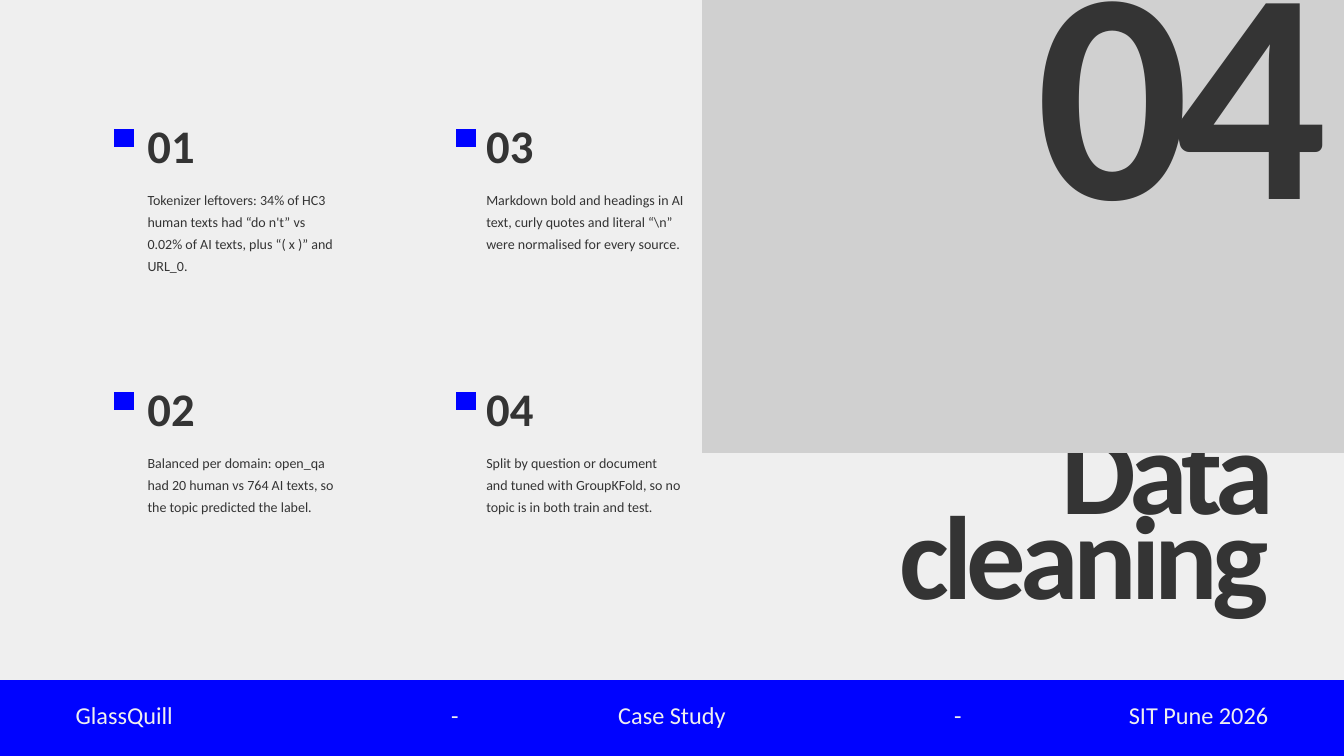
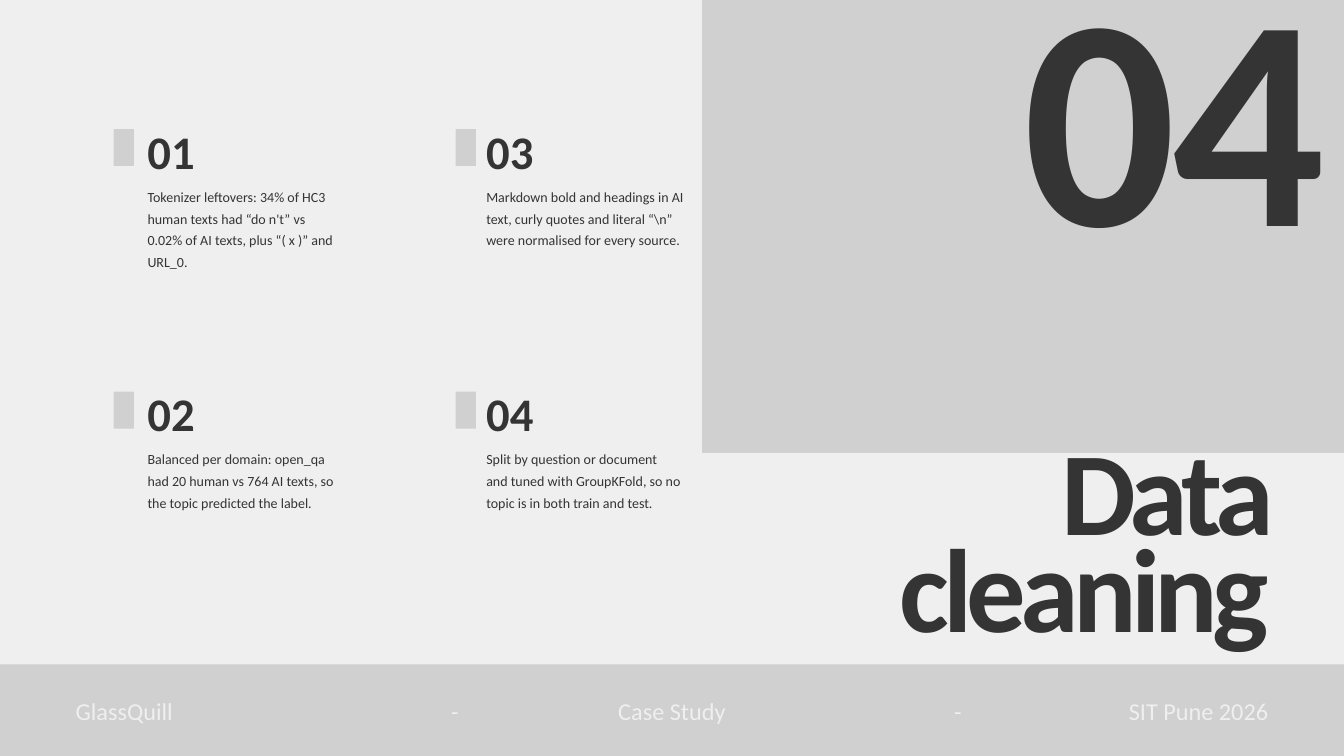
Before and after one commit to ThatOneRahul/glassquill, a slide deck: slide 8 of submissions/GlassQuill_Presentation.pptx. Drawn at 1344x756 pixels with LibreOffice and Linux fonts; fonts in the diff are those of the drawing; grey boxes stand for pictures. Boxes give left, top, right and bottom in pixels: in the first picture for what was removed or moved away, otherwise in the second. Text is boxed around its words. In the diff, an @@ line names an element or a change of style, - is before the commit and + after.

```diff
--- a/submissions/GlassQuill_Presentation.pptx
+++ b/submissions/GlassQuill_Presentation.pptx
@@ text "04": place and size @@
-text "04" at [1036,1,1327,201]
+text "04" at [1024,28,1325,228]
@@ text "04" at [1024,28,1325,228]: letter spacing -15.8 to -4.2 pt @@
@@ freeform shape removed at [114,129,134,147] @@
@@ picture added at [114,129,134,166] @@
@@ text "01": place and size @@
-text "01" at [147,132,194,164]
+text "01" at [147,138,194,170]
@@ freeform shape removed at [456,129,476,147] @@
@@ picture added at [456,129,476,166] @@
@@ text "03": place and size @@
-text "03" at [486,132,533,164]
+text "03" at [486,138,533,170]
@@ text "Tokenizer leftovers: 34% of HC3 ...": place and size @@
-text "Tokenizer leftovers: 34% of HC3 ..." at [148,195,332,273]
+text "Tokenizer leftovers: 34% of HC3 ..." at [148,192,332,269]
@@ text "Markdown bold and headings in ...": place and size @@
-text "Markdown bold and headings in ..." at [486,195,684,251]
+text "Markdown bold and headings in ..." at [486,192,684,247]
@@ freeform shape removed at [114,392,134,410] @@
@@ picture added at [114,392,134,429] @@
@@ text "02": place and size @@
-text "02" at [147,395,194,427]
+text "02" at [147,400,194,432]
@@ freeform shape removed at [456,392,476,410] @@
@@ picture added at [456,392,476,429] @@
@@ text "04": place and size @@
-text "04" at [486,395,533,427]
+text "04" at [486,400,533,432]
@@ text "Balanced per domain: open_qa had ...": place and size @@
-text "Balanced per domain: open_qa had ..." at [148,458,334,515]
+text "Balanced per domain: open_qa had ..." at [148,454,334,511]
@@ text "Split by question or document ...": place and size @@
-text "Split by question or document ..." at [486,458,681,515]
+text "Split by question or document ..." at [486,454,681,511]
@@ text "Data cleaning" at [900,458,1274,652]: line spacing 91.4pt to 104.1pt @@
@@ freeform shape removed at [0,680,1344,756] @@
@@ picture added at [0,665,1344,756] @@
@@ text removed at [76,707,173,728] @@
-GlassQuill
@@ text "-" rewrapped from [403,696,507,728] to [403,691,507,728] @@
@@ text removed at [618,707,726,728] @@
-Case Study
@@ text "-" rewrapped from [907,696,1010,728] to [907,691,1010,728] @@
@@ text removed at [1129,707,1268,724] @@
-SIT Pune 2026
```
Also in this commit, not shown: 17 other slides changed, 3 other files.
